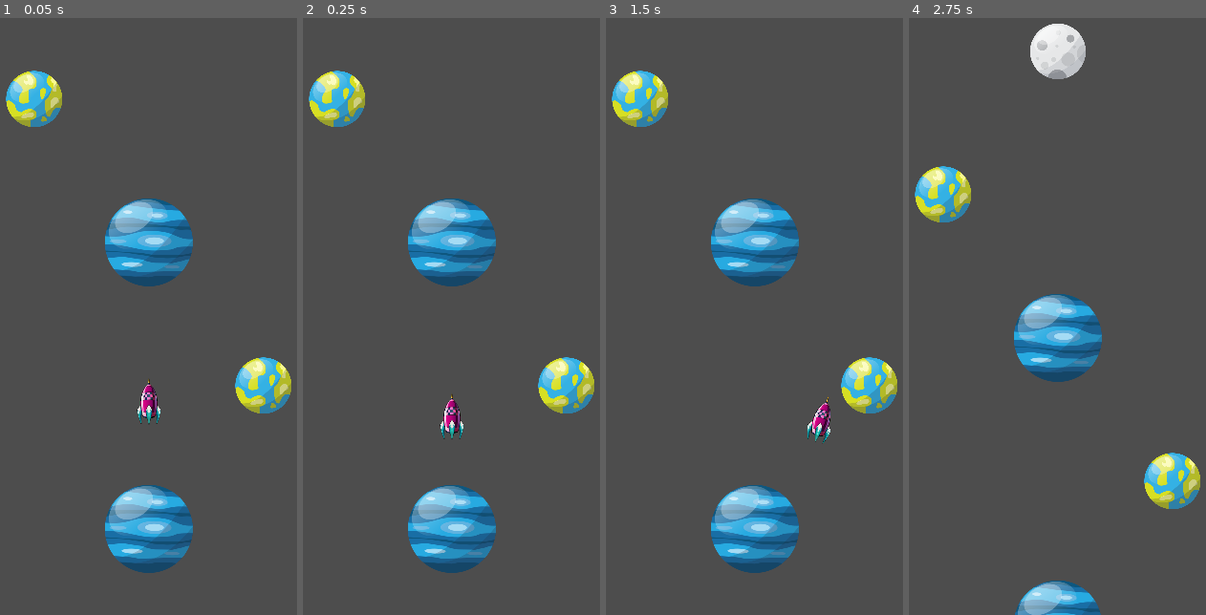
Above: before the commit, frames 1-4 (left to right).
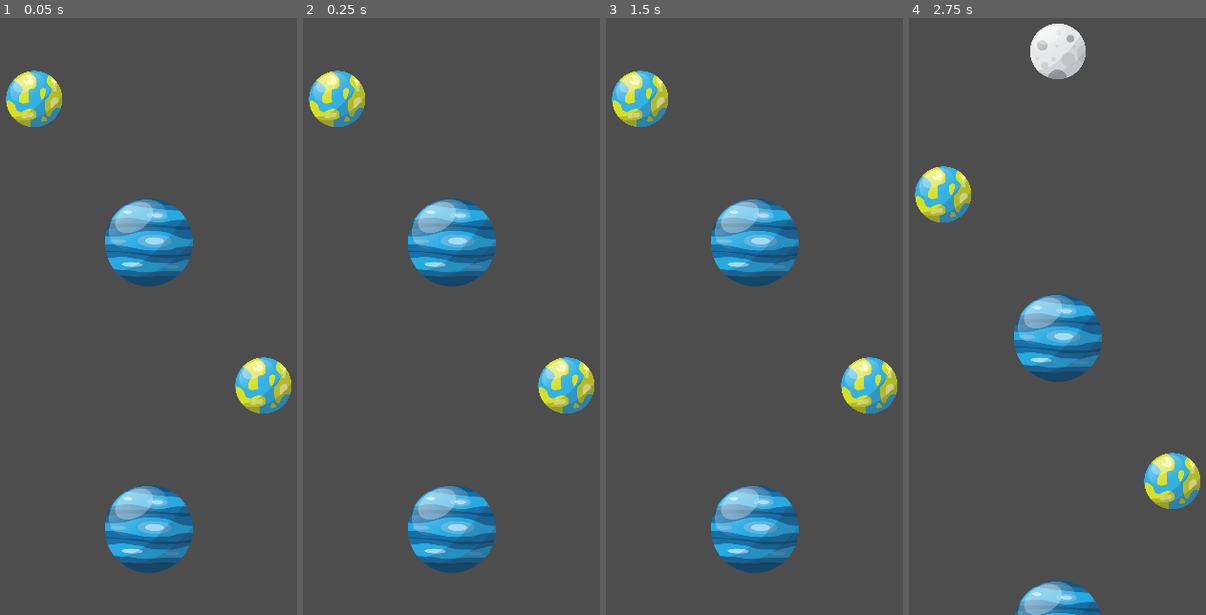
Above: after the commit, the same moments.

Repository: NguyenDucThuan2209/rocket_launch
Game: Godot game, scene res://scenes/main.tscn
The game is run twice, just before and just after one commit, with the same random seed, the same clock (stepped at 60 frames per second) and the same inputs.
Inputs:
- Up to frame 1 (0.05 s): no input
- Up to frame 2 (0.25 s): no input
- Up to frame 3 (1.5 s): tap Enter at 0.5 s; hold Up 0.53-1.28 s; tap Space (jump) at 0.77 s; hold Down from 1.28 s (still down)
- Up to frame 4 (2.75 s): tap Space (jump) at 1.52 s; release Down at 2.03 s; hold Up from 2.03 s (still down)

The runs differ from the first frame. In frame 1, 0.3% of the frame differs, in the area x 45-55%, y 60-68%; in frame 2, 0.3%, in the area x 45-55%, y 63-71%; in frame 3, 0.3%; in frame 4, nothing differs.

Commit message:
Create player signal for scoring

Diff:
--- a/scenes/main.tscn
+++ b/scenes/main.tscn
@@ -19,10 +19,11 @@
 
 [node name="Main" type="Node" node_paths=PackedStringArray("camera", "planet_holder")]
 script = ExtResource("1_0wfyh")
-rowDistance = 150.0
-spawnOffset = Vector2(60, -90)
+row_distance = 150.0
+spawn_offset = Vector2(60, -90)
 camera = NodePath("CameraPivot/Camera2D")
 planet_holder = NodePath("PlanetHolder")
+player = ExtResource("1_o5qli")
 planets = Array[PackedScene]([ExtResource("2_choun"), ExtResource("3_ya4ey"), ExtResource("4_eb6dy"), ExtResource("5_trceg"), ExtResource("6_a8y0u"), ExtResource("7_jkv2x"), ExtResource("8_jbj1t"), ExtResource("9_muem4")])
 
 [node name="CameraPivot" type="Marker2D" parent="."]
@@ -41,7 +42,4 @@
 position = Vector2(500, 0)
 mesh = SubResource("BoxMesh_sugp2")
 
-[node name="Player" parent="." instance=ExtResource("1_o5qli")]
-position = Vector2(180, -200)
-
 [node name="PlanetHolder" type="Node2D" parent="."]
--- a/scripts/main.gd
+++ b/scripts/main.gd
@@ -1,10 +1,12 @@
 extends Node
 
-@export var rowDistance: float
-@export var spawnOffset: Vector2
+@export var row_distance: float
+@export var spawn_offset: Vector2
+@export var camera_offset: Vector2
 
 @export var camera: Camera2D
 @export var planet_holder: Node2D
+@export var player: PackedScene
 @export var planets: Array[PackedScene]
 
 var direction: float = 1
@@ -27,6 +29,9 @@
 		if key.keycode == KEY_DOWN:
 			camera.position += Vector2(0, 100)
 
+func spawn_player() -> void:
+	pass
+
 func spawn_planet() -> void:
 	if planets.is_empty():
 		return
@@ -35,14 +40,14 @@
 	var instance = planet.instantiate()
 
 	# Calculate spawn position
-	var x = current_column * column_distance + spawnOffset.x
-	var y = current_height + spawnOffset.y
+	var x = current_column * column_distance + spawn_offset.x
+	var y = current_height + spawn_offset.y
 
 	instance.position = Vector2(x, y)
 	planet_holder.add_child(instance)
 
 	# Update height for this column
-	current_height -= rowDistance
+	current_height -= row_distance
 
 	# Move to next column
 	current_column += direction
--- a/scripts/player.gd
+++ b/scripts/player.gd
@@ -1,6 +1,8 @@
 extends CharacterBody2D
 
-@export var JUMP_FORCE: float = 250.0
+signal on_player_score
+
+@export var JUMP_FORCE: float = 350.0
 @export var MAX_FALL_SPEED: float = 500.0
 @export var ROCKET_ROTATE_SPEED: float = 1.0
 
@@ -32,6 +34,8 @@
 
 			rotate_angle = (global_position - planet_pivot).angle()
 
+			on_player_score.emit()
+
 func process_gravity(delta: float) -> void:
 	if is_player_flying:
 		velocity.y += (MAX_FALL_SPEED * delta)
